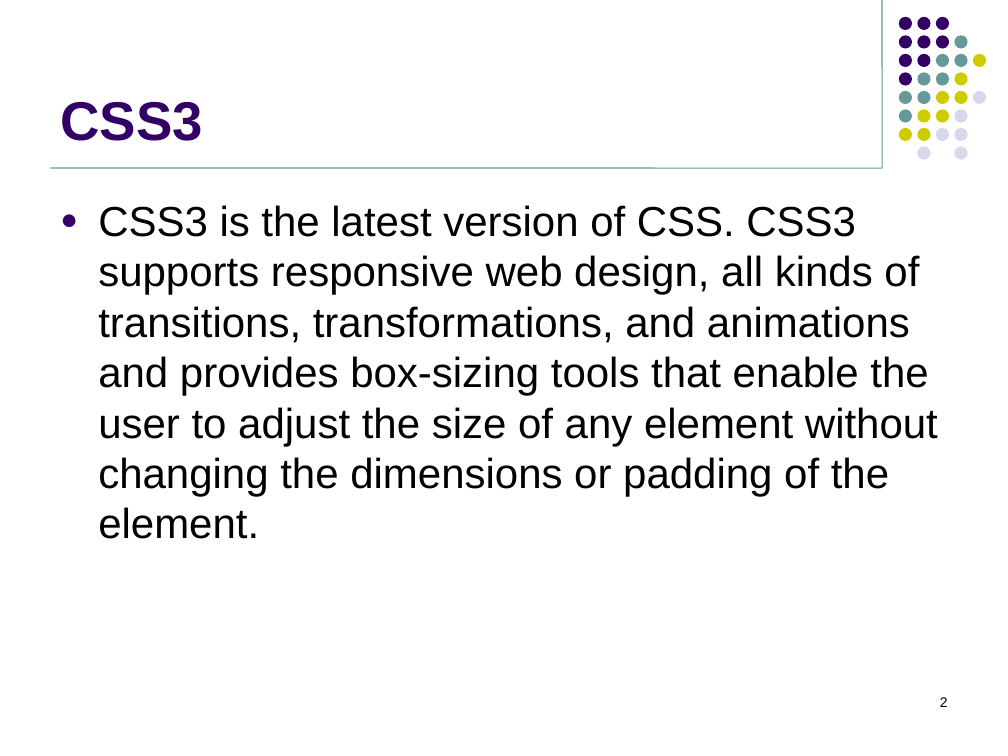
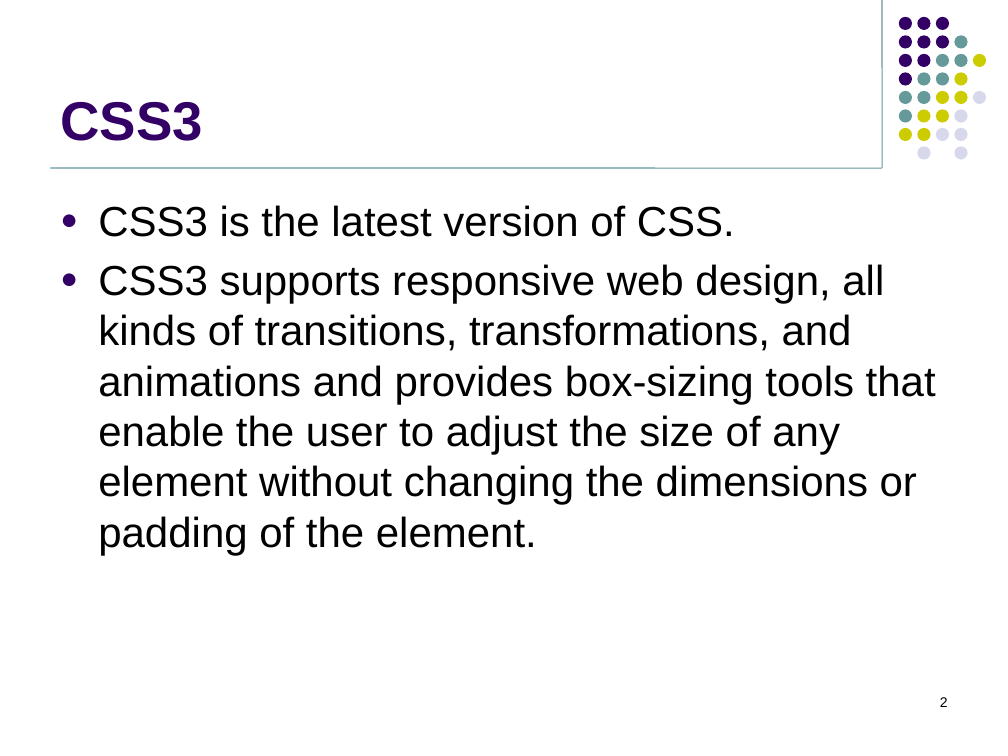
Before and after one commit to jasdhiratrevature/TrainingSlides, a slide deck: slide 2 of HTML/04_ResponsiveWebDesign.pptx. Drawn at 1008x756 pixels with LibreOffice and Linux fonts; fonts in the diff are those of the drawing; background and template pictures are left out. Boxes give left, top, right and bottom in pixels: in the first picture for what was removed or moved away, otherwise in the second. Text is boxed around its words. In the diff, an @@ line names an element or a change of style, - is before the commit and + after.

```diff
--- a/HTML/04_ResponsiveWebDesign.pptx
+++ b/HTML/04_ResponsiveWebDesign.pptx
@@ text at [98, 205, 936, 555]: text changed @@
-● CSS3 is the latest version of CSS. CSS3 supports responsive web design, all kinds of transitions, transformations, and animations and provides box-sizing tools that enable the user to adjust the size of any element without changing the dimensions or padding of the element.
+● CSS3 is the latest version of CSS.
+● CSS3 supports responsive web design, all kinds of transitions, transformations, and animations and provides box-sizing tools that enable the user to adjust the size of any element without changing the dimensions or padding of the element.
```
Also in this commit, not shown: 7 slides added.
